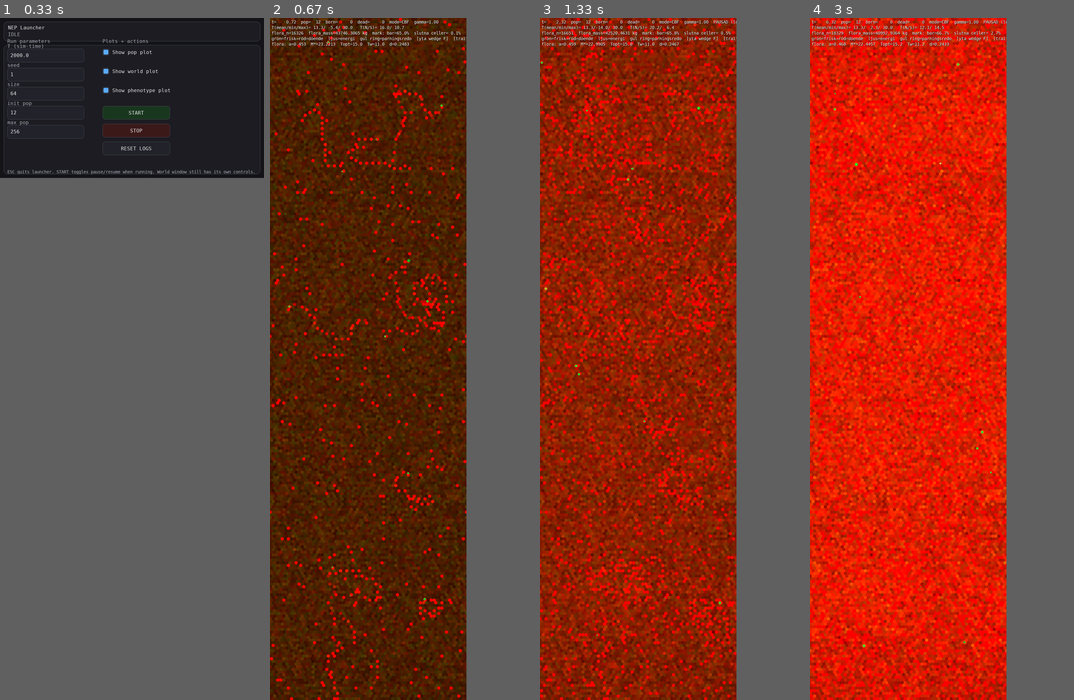
Above: before the commit, frames 1-4 (left to right).
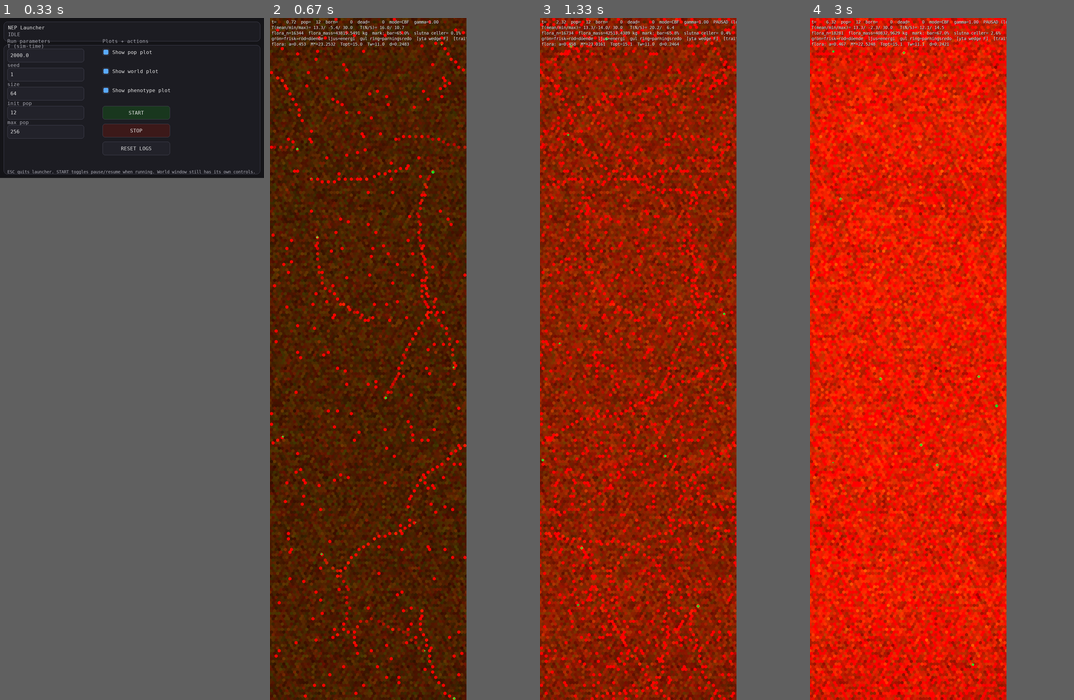
Above: after the commit, the same moments.

Repository: JoakimStorck/nep-process
Game: pygame game, started from nep_gui_launcher.py
The game is run twice, just before and just after one commit, with the same random seed, the same clock (stepped at 60 frames per second) and the same inputs.
Inputs:
- Up to frame 1 (0.33 s): no input
- Up to frame 2 (0.67 s): click "START" at 0.38 s
- Up to frame 3 (1.33 s): tap Space at 0.67 s
- Up to frame 4 (3 s): no input

Frame 1 is identical in both runs. In frame 2, 5.0% of the frame differs, in the area x 0-75%, y 0-100%; in frame 3, 15%; in frame 4, 23%.

Commit message:
Riktningen som tillstånd
Headingen dekorrelerade på ett tick. turn_rate · dt gav 6,0 rad per tick
mot ett varv på 6,28, och styrningens förstärkning låg på 1,54 — alltså
översläng med teckenbyte varje tick. Djuren rörde sig fort, uppmätt 37
cellbredder per månad, men kom ingenstans: rakheten över livet låg på
0,069, alltså 1 563 cellbredders bana för 85 cellbredders förflyttning.

Rätt svar är inte rak rörelse. Kringgående sök i ett område är rätt
beteende när födan är riklig, och den kurviga banan är just det som
håller organismen kvar på fläcken. Det som saknades var förmågan att
välja regim.

Persistenstiden interpolerar därför mellan kort söktid och lång färdtid,
med explore_drive som regimval. Den byter roll: den höjde tidigare bruset,
så mer utforskning gav sämre förflyttning. Den är redan dämpad av
hunger · food_local i födostyrningen och är därmed rätt signal.

Bruset skalar som √dt i stället för dt, så rotationsdiffusionen blir
tidsstegsinvariant. Styrningen blir analytisk relaxation med tak på
vridhastigheten, ovillkorligt stabil vid godtyckligt dt. Taket följer
centripetalvillkoret ω ≤ a_lat/v — fart köper räckvidd och kostar
manöverförmåga — satt så att en organism kan vända inom sitt eget synfält
vid marschfart.

_T_MOB fick sin första läsare och äger färdregimens persistenstid.

Uppmätt, 8 000 tick, seed 1, samma instrumentering i alla tre:

                     rakhet   p90    netto   dödsfall  ålder
  baslinje            0,069  0,134   85 cb      74     43,4
  fast persistens     0,232  0,880  250 cb      57     47,1
  områdessökning      0,175  0,387  252 cb      44     50,0

Områdessökningen når samma nettoförflyttning som den fasta persistensen
med hälften så hög topprakhet. Den färdas lika långt utan att sluta söka,
och ger färst dödsfall och längst liv av de tre.

Fartintegrationen rättas INTE här, trots att den är divergent: |1 − dt·c₁/M|
passerar ett vid 2,2 kg mot en medianmassa på 1,3–1,7, och schemat hålls
ändligt bara av klampningen. Att rätta den ändrar den realiserade farten,
och effort = speed/v_max matar skademodellen. Uppmätt när båda ändrades i
samma svep: dödsorsakerna gick från 68 % svält till 63 % skada och seed 1
dog vid tick 6 000. Farten byter form i Steg 5i med sin omkalibrering.

Life-loggen bär nu bansträcka, nettoförflyttning och deras kvot. Baslinjen
med enbart instrumenteringen reproducerar p75 exakt, så mätningen stör inte.

TODO.md får Steg 5h och 5i. docs/rorelsens-arkitektur.md skriver om Del 1
och rättar de tal som byggde på en felaktig fartuppskattning: farten går
inte att härleda ur E_loss_loco under antagande om stationaritet, eftersom
F_prop och v aldrig är i kraftbalans. Defektlistan får fartintegrationen
som egen post och blir tio.

Diff:
--- a/agent.py
+++ b/agent.py
@@ -17,6 +17,7 @@
     diet_efficiency,
     assimilated_fraction,
     nutrient_content,
+    direction_tau,
     NUTRIENT_PER_KG_LABILE,
 )
 
@@ -98,7 +99,52 @@
     # Steering / policy kinematics
     # ------------------------
     v_max: float = 100.0
-    turn_rate: float = 300.0
+
+    # --- Styrningens kinematik -------------------------------------------
+    #
+    # `turn_rate` var 300 rad/månad, vilket vid dt = 0,02 ger 6,0 rad per tick
+    # mot ett helt varv på 6,28. Riktningen kunde alltså slumpas om helt på ett
+    # tick, och gjorde det: uppmätt rakhet — nettoförflyttning genom bansträcka
+    # över livet — var 0,069, alltså 1 563 cellbredders bana för 85 cellbredders
+    # förflyttning. Se docs/rorelsens-arkitektur.md, Del 1.
+    #
+    # Taket på vridhastigheten, i rad per månad. Vid 25 vänder en organism 180°
+    # på ungefär åtta tick i stället för på ett.
+    turn_rate_max: float = 25.0
+
+    # Relaxationstakt mot önskad riktning, 1/månad. Styrningen är analytisk
+    # relaxation och inte proportionell förstärkning per tick: den gamla formen
+    # hade förstärkningen 1,54 per tick, alltså översläng med teckenbyte varje
+    # tick. Formen nedan kan inte slå över vid något dt.
+    turn_gain: float = 6.0
+
+    # Lateral acceleration i cellbredder per månad². Svängradien följer av
+    # centripetalvillkoret: ω ≤ a_lat / v, alltså r = v²/a_lat. Fart köper
+    # räckvidd och kostar manöverförmåga, vilket är mekanism och inte
+    # kostnadsparameter. Talet är satt så att svängradien vid uppmätt marschfart
+    # (37 cellbredder per månad) blir omkring 1,5 cellbredder — en organism ska
+    # kunna vända inom sitt eget synfält, annars går födostyrningen sönder.
+    lat_accel_max: float = 900.0
+
+    # --- Riktningens persistens: områdessökning mot färd -------------------
+    #
+    # Rotationsdiffusionen uttrycks som en persistenstid och inte som en
+    # brusamplitud, och bruset skalar med √dt så att diffusionen blir
+    # tidsstegsinvariant. Den gamla formen skalade med dt och halverades därför
+    # när tidssteget halverades.
+    #
+    # Persistensen är **tillståndsberoende**, inte konstant. Kringgående sök i
+    # ett område är rätt beteende när födan är riklig — det finns ingen
+    # anledning att färdas då, och den slingrande banan håller organismen kvar
+    # på fläcken. Rak färd är rätt när det finns ett incitament att ta sig
+    # någon annanstans. Det är områdesbegränsad sökning, och den är en av de
+    # bäst belagda rörelsemönstren i naturen.
+    #
+    # `explore_drive` byter därmed roll: den höjde tidigare bruset, alltså gav
+    # mer utforskning *mindre* effektiv förflyttning. Nu väljer den regim.
+    dir_tau_local: float = 0.35   # månader; kringgående sök på fläcken
+    dir_tau_min: float = 1.5      # månader; färdregim vid mobility = 0
+    dir_tau_max: float = 15.0     # månader; färdregim vid mobility = 1
 
     # ------------------------
     # Sensing / perception
@@ -1892,6 +1938,14 @@
 
     last_speed: float = 0.0
 
+    # Bansträcka och nettoförflyttning sedan födseln, det senare utan
+    # torusvikning. Kvoten mellan dem är Del 1:s mätpunkt i
+    # docs/rorelsens-arkitektur.md — 0,034 innan riktningen fick tröghet, alltså
+    # 33 cellbredders bana för 1,1 cellbredders förflyttning.
+    path_len: float = 0.0
+    disp_x: float = 0.0
+    disp_y: float = 0.0
+
     last_B0: float = 0.0
     last_C0: float = 0.0
 
@@ -2454,14 +2508,45 @@
         allow_move: float,
         explore_drive: float,
     ) -> tuple[float, float]:
+        """
+        Riktning och fart som tillstånd med tröghet.
+
+        **Riktningen.** Tre saker var fel i den gamla formen. Vridhastigheten
+        hade inget tak — `turn_rate · dt = 6,0` rad per tick mot ett varv på
+        6,28. Styrningen var proportionell med förstärkningen 1,54 per tick,
+        alltså översläng med teckenbyte varje tick. Och bruset skalade med `dt`
+        i stället för `√dt`, vilket gör en slumpvandrings diffusion beroende av
+        tidsstegets storlek.
+
+        Följden var att headingen dekorrelerade på ett tick. Organismen rörde
+        sig fort — uppmätt 37 cellbredder per månad — men kom ingenstans:
+        rakheten över livet låg på 0,069.
+
+        **Persistensen är tillståndsberoende, inte hög.** Att göra rörelsen rak
+        vore fel svar. Kringgående sök i ett område är rätt beteende när födan
+        är riklig, och den slingrande banan är det som håller organismen kvar på
+        fläcken. Det som saknades var inte raka linjer utan förmågan att
+        **välja** — att färdas när det finns skäl och söka lokalt när det inte
+        finns. Se `explore_drive` i steg 2 nedan.
+
+        **Farten är avsiktligt orörd här.** Den bär samma sorts fel — se
+        kommentaren i steg 1 nedan — men att rätta båda i samma patch gör
+        utfallet oattribuerbart, och mätningen visar att det inte är en teoretisk
+        risk: fauna dog vid tick 6 000 i seed 1 när båda ändrades samtidigt.
+        """
         dt = float(ctx.dt)
 
-        jitter = float(ctx.rng.normal(0.0, 0.65)) * explore_drive
-        self.heading = float(self.heading) + dt * float(self.AP.turn_rate) * (
-            0.85 * allow_move * turn + 0.25 * jitter
-        )
-        self.heading = self._signed_angle(self.heading)
-
+        # --- 1. fart ----------------------------------------------------------
+        # Oförändrad i den här patchen. Formen är fel — förstärkningsfaktorn
+        # `|1 − dt·c₁/M|` passerar ett vid `M = dt·c₁/2 = 2,2 kg` och
+        # medianmassan är 1,3–1,7, så integrationen är divergent för merparten
+        # av populationen och hålls ändlig bara av klampningen. Men att rätta
+        # den ändrar den realiserade farten, och `effort = speed/v_max` i
+        # skademodellen är kalibrerad mot dagens tal. Uppmätt utfall när båda
+        # ändrades samtidigt:
+        # dödsorsakerna gick från 68 % svält till 63 % skada och seed 1 dog vid
+        # tick 6 000. Farten byter därför form i en egen patch, tillsammans med
+        # den omkalibrering den tvingar fram.
         fatigue = float(self.body.Fg)
         fatigue_factor = clamp(1.0 - 0.9 * fatigue, 0.05, 1.0)
         weak_move = float(self.body.move_factor())
@@ -2486,14 +2571,72 @@
         self.last_speed = float(speed)
 
         eta = clamp(float(self.AP.locomotion_eff), 1e-6, 1.0)
-        P_mech = max(0.0, F_prop * v_mid)
-        E_move = (dt * P_mech) / eta
-
-        x_new = float(self.x) + dt * speed * math.cos(self.heading)
-        y_new = float(self.y) + dt * speed * math.sin(self.heading)
-        self.x, self.y = self.grid.wrap_pos(x_new, y_new)
+        E_move = (dt * max(0.0, F_prop * v_mid)) / eta
+
+        # --- 2. riktning: relaxation med tak, plus persistent brus ------------
+        # Centripetalvillkoret: en snabb organism svänger trögt. Vid låg fart
+        # binder i stället det absoluta taket, så att uttrycket inte divergerar
+        # när farten går mot noll.
+        w_max = min(
+            float(self.AP.turn_rate_max),
+            float(self.AP.lat_accel_max) / max(speed, 1e-6),
+        )
+
+        # Analytisk relaxation mot den önskade riktningen. `turn` tolkas som ett
+        # riktningsanspråk i (−π, π) relativt nuvarande kurs; andelen som tas ut
+        # per tick ligger alltid i (0, 1) och kan därför aldrig slå över.
+        frac = 1.0 - math.exp(-float(self.AP.turn_gain) * dt)
+        d_steer = frac * clamp(float(allow_move) * float(turn), -1.0, 1.0) * math.pi
+
+        # Rotationsdiffusion uttryckt som persistenstid. σ = √(2·D·dt) med
+        # D = 1/τ gör diffusionen oberoende av tidssteget.
+        #
+        # τ interpolerar mellan kringgående sök och rak färd. `explore_drive`
+        # är redan dämpad av `hunger · food_local` i födostyrningen, alltså låg
+        # när organismen står på föda den vill ha och hög annars. Den är därmed
+        # rätt signal för regimvalet — men den användes tvärtom: mer utforskning
+        # gav mer brus och därmed *sämre* förflyttning.
+        tau_local = max(1e-6, float(self.AP.dir_tau_local))
+        tau_run = max(tau_local, float(self.pheno_dir_tau()))
+        e = clamp(float(explore_drive), 0.0, 1.0)
+        tau_dir = tau_local + (tau_run - tau_local) * e
+
+        d_noise = math.sqrt(2.0 * dt / tau_dir) * float(ctx.rng.normal(0.0, 1.0))
+
+        d_theta = clamp(d_steer + d_noise, -w_max * dt, w_max * dt)
+        self.heading = self._signed_angle(float(self.heading) + d_theta)
+
+        # --- 3. förflyttning och mätning -------------------------------------
+        step_x = dt * speed * math.cos(self.heading)
+        step_y = dt * speed * math.sin(self.heading)
+
+        # Bansträcka och nettoförflyttning ackumuleras utan torusvikning, så att
+        # kvoten mellan dem går att läsa i life-loggen. Den kvoten är Del 1:s
+        # enda mätpunkt: 0,034 före den här ändringen.
+        self.path_len += abs(dt * speed)
+        self.disp_x += step_x
+        self.disp_y += step_y
+
+        self.x, self.y = self.grid.wrap_pos(float(self.x) + step_x, float(self.y) + step_y)
 
         return float(speed), float(E_move)
+
+    def pheno_dir_tau(self) -> float:
+        """
+        Riktningens persistenstid i månader, ur `_T_MOB`.
+
+        Locuset hade noll läsare. Avvägningen behöver ingen egen kostnad för att
+        vara tvåsidig: hög persistens ger effektiv förflyttning men dålig lokal
+        genomsökning — organismen lämnar en god fläck och hittar inte tillbaka —
+        medan låg persistens ger tvärtom. Det är skillnaden mellan en vandrare
+        och en betare, och den biter bara i en fläckvis värld, vilket floran
+        efter Steg 4 faktiskt ger.
+        """
+        return direction_tau(
+            float(getattr(self.pheno, "mobility", 0.5)),
+            float(self.AP.dir_tau_min),
+            float(self.AP.dir_tau_max),
+        )
 
 
     def _perform_feeding(
--- a/phenotype.py
+++ b/phenotype.py
@@ -619,6 +619,33 @@
     return FLORA_LIFESPAN_MIN * (FLORA_LIFESPAN_MAX / FLORA_LIFESPAN_MIN) ** s
 
 
+# ---------------------------------------------------------------------------
+# Rörelsens riktningspersistens — härledd ur `mobility`
+# ---------------------------------------------------------------------------
+# `_T_MOB` bar `pheno.mobility` utan en enda läsare. Den äger nu hur långa
+# raksträckor organismen håller **i färdregimen** — kringgående sök på fläcken
+# har en gemensam och mycket kortare tid, satt av `AgentParams.dir_tau_local`.
+# Axeln är alltså inte "hur rakt djuret rör sig" utan "hur långt det förflyttar
+# sig när det har bestämt sig för att förflytta sig".
+#
+# Log-linjär av samma skäl som florans livslängd: axeln spänner en tiopotens
+# och en linjär skala hade lagt merparten av intervallet i den övre änden.
+#
+# **Avvägningen är tunn i det här läget och det är avsiktligt redovisat.** En
+# lång färdsträcka kostar ingenting så länge farten är oberoende av axeln, och
+# den enda nedsidan är att en organism som mislläser sin omgivning — percepten
+# bär brus — färdas längre bort från en god fläck innan den vänder. Den
+# verkliga motkraften är energisk och kommer när farten kopplas till regimen:
+# att färdas ska vara snabbt och därmed dyrt, att söka lokalt ska vara
+# långsamt och billigt. Se docs/rorelsens-arkitektur.md, Del 1.
+
+
+def direction_tau(mobility, tau_min: float = 1.5, tau_max: float = 15.0):
+    """Färdregimens riktningspersistens i månader. Skalär eller array."""
+    u = np.clip(mobility, 0.0, 1.0)
+    return float(tau_min) * (float(tau_max) / float(tau_min)) ** u
+
+
 @dataclass(frozen=True)
 class FloraRanges:
     # Andel av inkomsten som går till reproduktion i stället för till kropp.
--- a/simlog/records.py
+++ b/simlog/records.py
@@ -154,6 +154,15 @@
     birth_t = float(getattr(agent, "birth_t", float("nan")))
     age = float(t - birth_t) if math.isfinite(birth_t) else float("nan")
 
+    # Rörelsens verkningsgrad över livet. Bansträckan är summan av varje ticks
+    # förflyttning; nettot är vektorsumman utan torusvikning. Kvoten säger om
+    # organismen färdades eller bara rörde sig — den låg på 0,034 innan
+    # riktningen fick en persistenstid. Se docs/rorelsens-arkitektur.md, Del 1.
+    path_len = float(getattr(agent, "path_len", 0.0))
+    dx = float(getattr(agent, "disp_x", 0.0))
+    dy = float(getattr(agent, "disp_y", 0.0))
+    net_disp = math.sqrt(dx * dx + dy * dy)
+
     return {
         "event": "death",
         "t": float(t),
@@ -172,6 +181,11 @@
         "M": M,              # kg (body mass at death)
         "E": Et,
         "D": D,
+
+        # Rörelse över livet, i cellbredder.
+        "path_len": path_len,
+        "net_disp": net_disp,
+        "straightness": (net_disp / path_len) if path_len > 1e-12 else float("nan"),
 
         # Carcass deposited (kg, same unit system as M)
         "carcass_amount": float(carcass_amount),
Not shown, changed: TODO.md
Not shown, changed: docs/rorelsens-arkitektur.md
Not shown, changed: docs/synens-axlar.md
